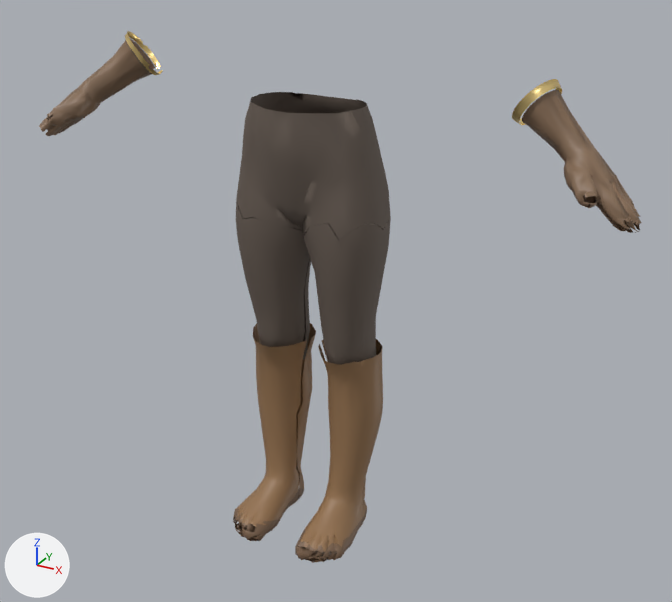
What one commit did to the Blender file source_art/clothes_legs.blend.
Before and after are seen from a camera (50 mm lens) standing at (0.982, -1.68, 1.419) and looking at (0.064, -0.012, 0.585). Arrows for +X, +Y and +Z are at lower left; the lights stay in place. The first picture is the older version.

Objects in the first picture: 'Boots', 'Gloves', 'Gloves_Trim', 'Pants'.
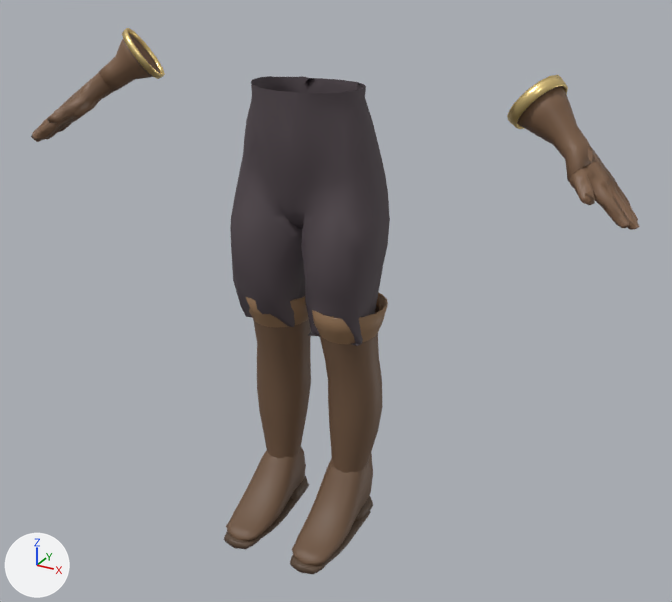
Edits to the bpy script that builds the scene:
```text
Change mat_boots:
    mat_boots.base_color: (0.3, 0.17, 0.08) -> (0.16, 0.09, 0.05)  # brown #957350 -> brown #6f553f
Change me_pants:
    remove me_pants.from_pydata(...)  # 692 vertices, 1029 faces; spans x -0.18..0.18, y -0.12..0.131, z 0.398..1.024
    add me_pants.from_pydata(...)  # 578 vertices, 942 faces; spans x -0.182..0.18, y -0.123..0.128, z 0.499..1.061
    me_pants part 1: 1 vertex moved within x -0.118, y 0.068, z 0.932; 685 vertices removed from x -0.18..0.18, y -0.12..0.131, z 0.398..1.024; 571 vertices added at x -0.182..0.18, y -0.123..0.128, z 0.499..1.061
Change me_boots:
    remove me_boots.from_pydata(...)  # 784 vertices, 1128 faces; spans x -0.165..0.165, y -0.199..0.084, z 0.0..0.475
    add me_boots.from_pydata(...)  # 1376 vertices, 1288 faces; spans x -0.179..0.179, y -0.228..0.087, z -0.003..0.586
    me_boots part 2: the loose piece of 374 vertices spanning x 0.013..0.165, y -0.197..0.084, z 0.0..0.473 is rebuilt with 162 vertices and now spans x 0.018..0.164, y -0.077..0.082, z 0.07..0.565, in mat_boots (brown #6f553f)
    me_boots part 3: a new loose piece of 192 vertices spanning x 0.037..0.147, y -0.216..0.057, z 0.011..0.232, in mat_boots (brown #6f553f)
    me_boots part 4: a new loose piece of 192 vertices spanning x -0.148..-0.036, y -0.216..0.053, z 0.011..0.178, in mat_boots (brown #6f553f)
    me_boots part 5: a new loose piece of 162 vertices spanning x -0.163..-0.018, y -0.077..0.083, z 0.07..0.565, in mat_boots (brown #6f553f)
    me_boots part 6: a new loose piece of 150 vertices spanning x 0.041..0.143, y -0.228..0.063, z -0.003..0.015, in mat_leather (brown #594535)
    me_boots part 7: a new loose piece of 144 vertices spanning x 0.002..0.179, y -0.096..0.086, z 0.455..0.586, in mat_boots_cuff (brown #906f50)
    me_boots part 8: a new loose piece of 144 vertices spanning x -0.179..-0.002, y -0.096..0.087, z 0.455..0.586, in mat_boots_cuff (brown #906f50)
    me_boots part 9: a new loose piece of 40 vertices spanning x 0.052..0.132, y -0.014..0.071, z -0.002..0.034, in mat_leather (brown #594535)
    me_boots part 10: a new loose piece of 40 vertices spanning x -0.132..-0.052, y -0.018..0.067, z -0.002..0.034, in mat_leather (brown #594535)
    me_boots part 11: 9 loose pieces with 49 vertices, spanning x -0.144..0.144, y -0.185..-0.152, z 0.022..0.041, are deleted
    me_boots part 12: 1 vertex moved within x -0.113, y -0.16, z 0.015; 348 vertices removed from x -0.165..-0.014, y -0.199..0.084, z 0.0..0.475; 148 vertices added at x -0.144..-0.04, y -0.228..0.059, z -0.003..0.015
    me_boots part 13: 11 vertices removed from x 0.057..0.092, y -0.197..-0.164, z 0.004..0.04
    add me_boots.materials.append(mat_boots_cuff)  # brown #906f50
Change me_gloves:
    remove me_gloves.from_pydata(...)  # 752 vertices, 1076 faces; spans x -0.658..0.699, y -0.179..0.068, z 0.861..1.118
    add me_gloves.from_pydata(...)  # 771 vertices, 1178 faces; spans x -0.674..0.696, y -0.174..0.079, z 0.867..1.13
    me_gloves part 14: the loose piece of 367 vertices spanning x 0.45..0.698, y -0.107..0.068, z 0.861..1.089 is rebuilt with 160 vertices and now spans x 0.438..0.606, y -0.065..0.079, z 0.936..1.102
    me_gloves part 15: the loose piece of 330 vertices spanning x -0.658..-0.417, y -0.179..0.05, z 0.896..1.118 is rebuilt with 225 vertices and now spans x -0.674..-0.484, y -0.174..0.0, z 0.885..1.06
    me_gloves part 16: a new loose piece of 226 vertices spanning x 0.549..0.696, y -0.102..0.029, z 0.867..1.001, in mat_gloves (brown #7c5d45)
    me_gloves part 17: a new loose piece of 160 vertices spanning x -0.538..-0.406, y -0.066..0.061, z 1.0..1.13, in mat_gloves (brown #7c5d45)
    me_gloves part 18: 6 loose pieces with 47 vertices, spanning x -0.658..0.699, y -0.176..0.012, z 0.878..0.969, are deleted
    other edits to the shape of me_gloves do not show in these pictures
Change me_gloves_trim:
    remove me_gloves_trim.from_pydata(...)  # 139 vertices, 71 faces; spans x -0.488..0.512, y -0.042..0.082, z 1.014..1.133
    add me_gloves_trim.from_pydata(...)  # 192 vertices, 192 faces; spans x -0.495..0.52, y -0.051..0.088, z 1.006..1.14
    me_gloves_trim part 19: the loose piece of 73 vertices spanning x 0.431..0.512, y -0.026..0.082, z 1.014..1.107 is rebuilt with 96 vertices and now spans x 0.424..0.52, y -0.036..0.088, z 1.006..1.116
    me_gloves_trim part 20: the loose piece of 66 vertices spanning x -0.488..-0.403, y -0.042..0.063, z 1.034..1.133 is rebuilt with 96 vertices and now spans x -0.495..-0.395, y -0.051..0.07, z 1.027..1.14
```

What differs and where, as boxes (x1, y1, x2, y2) in the pictures (672 x 602 px):
'Pants', reshaped
    before: (236, 92, 391, 364)
    after: (230, 76, 390, 346)
'Boots', recoloured, reshaped (9% wider, 17% taller)
    before: (233, 323, 383, 563)
    after: (224, 292, 388, 574)
'Gloves', reshaped
    before: (39, 39, 641, 233)
    after: (31, 34, 640, 230)
'Gloves_Trim', reshaped (7% taller)
    before: (125, 31, 562, 125)
    after: (122, 28, 568, 129)
part 2 of me_boots, rebuilt
    before: (295, 339, 383, 563)
    after: (319, 305, 383, 473)
part 3 of me_boots, added (brown)
    after: (292, 454, 373, 566)
part 4 of me_boots, added (brown)
    after: (226, 447, 306, 541)
part 5 of me_boots, added (brown)
    after: (253, 319, 311, 459)
part 6 of me_boots, added
    after: (290, 510, 371, 574)
part 7 of me_boots, added (brown)
    after: (312, 292, 388, 344)
part 8 of me_boots, added (brown)
    after: (246, 296, 309, 327)
part 9 of me_boots, added
    after: (355, 496, 373, 521)
part 10 of me_boots, added
    after: (290, 476, 309, 500)
part 11 of me_boots, deleted
    before: (234, 514, 336, 553)
part 12 of me_boots, reshaped
    before: (233, 323, 316, 541)
    after: (224, 491, 305, 549)
part 13 of me_boots, deleted
    before: (298, 541, 310, 552)
part 14 of me_gloves, rebuilt (29% narrower, 33% shorter)
    before: (522, 90, 640, 233)
    after: (517, 86, 600, 182)
part 15 of me_gloves, rebuilt
    before: (39, 39, 156, 136)
    after: (31, 72, 114, 142)
part 16 of me_gloves, added (brown)
    after: (569, 146, 640, 230)
part 17 of me_gloves, added (brown)
    after: (99, 34, 160, 91)
part 18 of me_gloves, deleted
    before: (47, 113, 641, 225)
part 19 of me_gloves_trim, rebuilt (22% wider, 17% taller)
    before: (512, 79, 562, 125)
    after: (507, 75, 568, 129)
part 20 of me_gloves_trim, rebuilt (13% wider, 16% taller)
    before: (125, 31, 163, 75)
    after: (122, 28, 165, 79)
